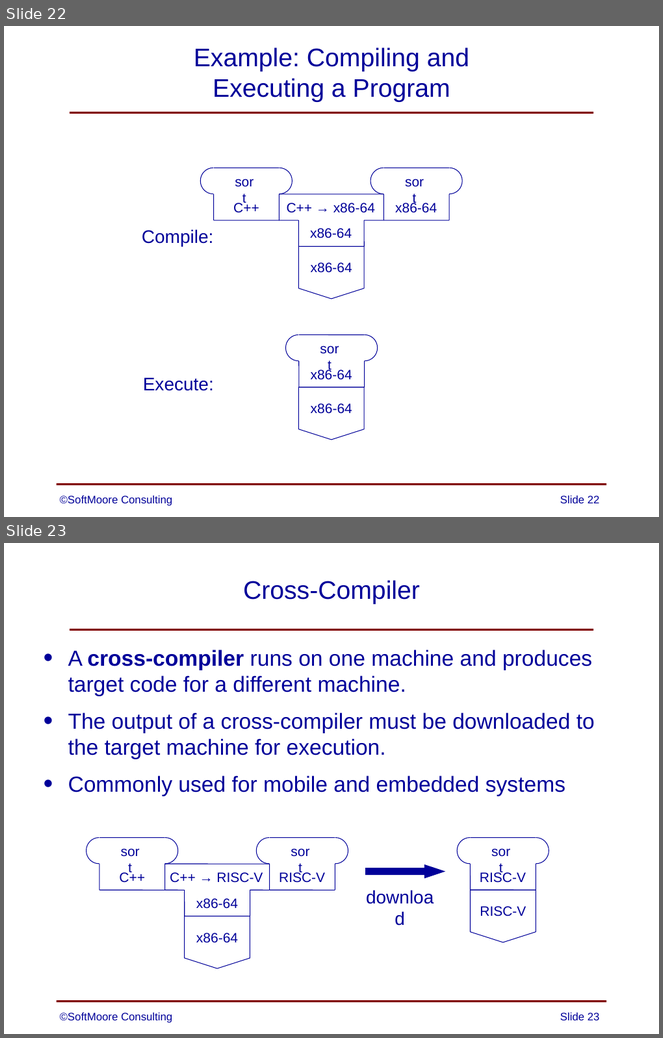
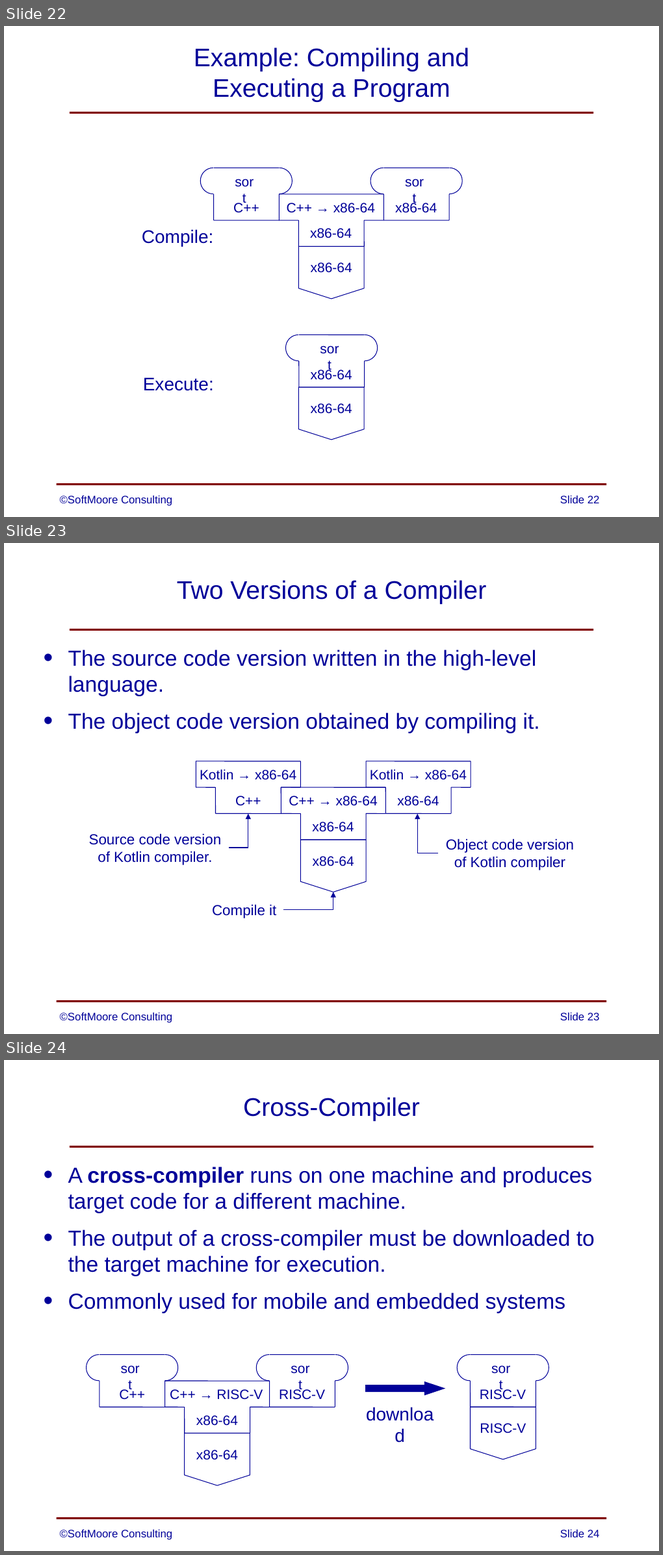
Before and after one commit to SoftMoore/CPRL-Kt-2nd, a slide deck: PowerPoints/01 - Overview of Compilers.pptx. Shown one above the other, each under a label of ours: slides 22 and 23 before the commit, slides 22, 23 and 24 after it. The pictures are 663x1038 and 663x1555 pixels, drawn with LibreOffice and Linux fonts; fonts in the diff are those of the drawing. Boxes give left, top, right and bottom in pixels: in the first picture for what was removed or moved away, otherwise in the second. Text is boxed around its words. In the diff, an @@ line names an element or a change of style, - is before the commit and + after.

```diff
--- a/PowerPoints/01 - Overview of Compilers.pptx
+++ b/PowerPoints/01 - Overview of Compilers.pptx
@@ slide 23 added at (4,543,659,1034), background #FFFFFF; not listed: 2 template elements that a slide beside it also shows @@
@@ title added at (177,580,487,604), 28 pt, text #000099 @@
+Two Versions of a Compiler
@@ text added at (68,650,540,733), 24 pt, text #000099 @@
+• The source code version written in the high-level language.
+• The object code version obtained by compiling it.
@@ group added at (89,761,574,919): 22 lines, 9 texts, 3 elbow arrows, 1 flow chart offpage connector @@
+C++
+Kotlin → x86-64
+x86-64
+C++ → x86-64
+x86-64
+Kotlin → x86-64
+Source code version
+of Kotlin compiler.
+Compile it
+Object code version
+of Kotlin compiler
+x86-64
@@ text added at (60,1013,172,1023), 12 pt, text #000099 @@
+©SoftMoore Consulting
@@ page number added at (560,1013,600,1021), 12 pt, text #000099 @@
+Slide 23
@@ what was slide 23 is now slide 24 @@
@@ page number at (560,1530,600,1538): text changed @@
-Slide 23
+Slide 24
```
Also in this commit, not shown: 1 slide changed, 1 other file.
